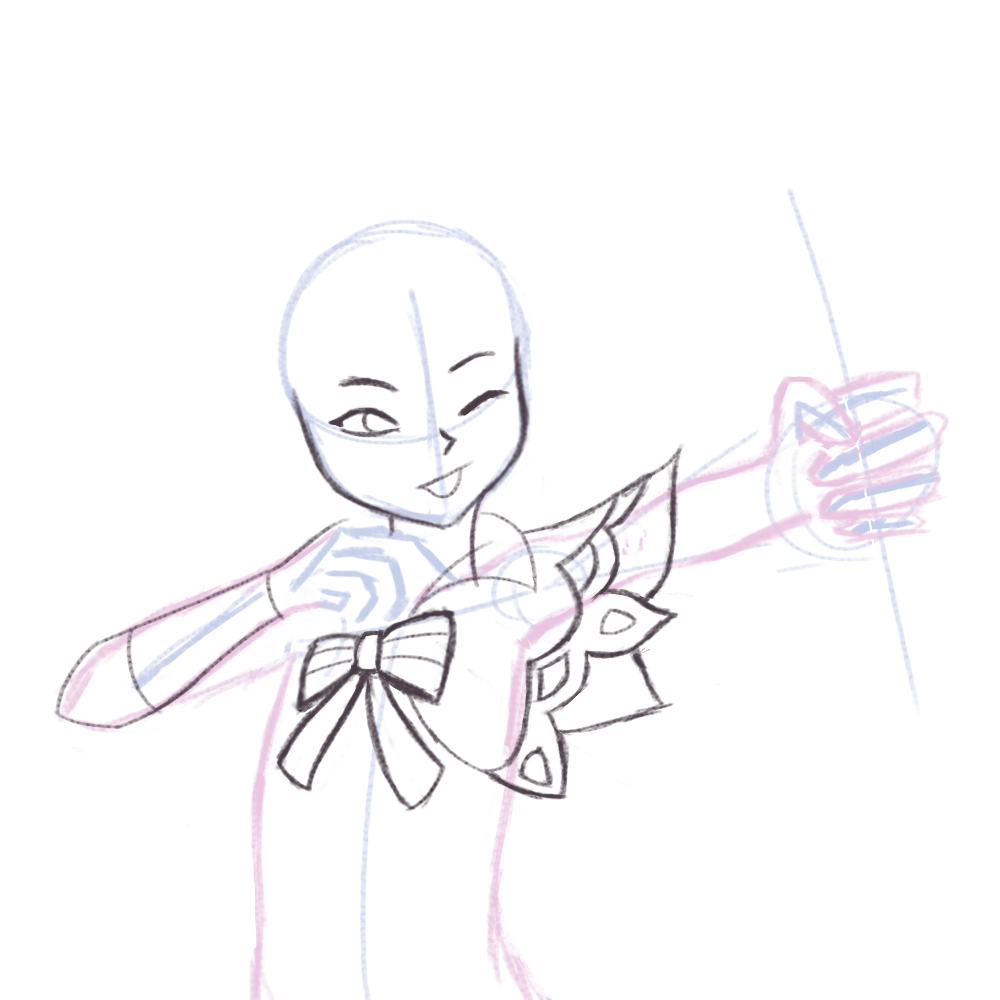
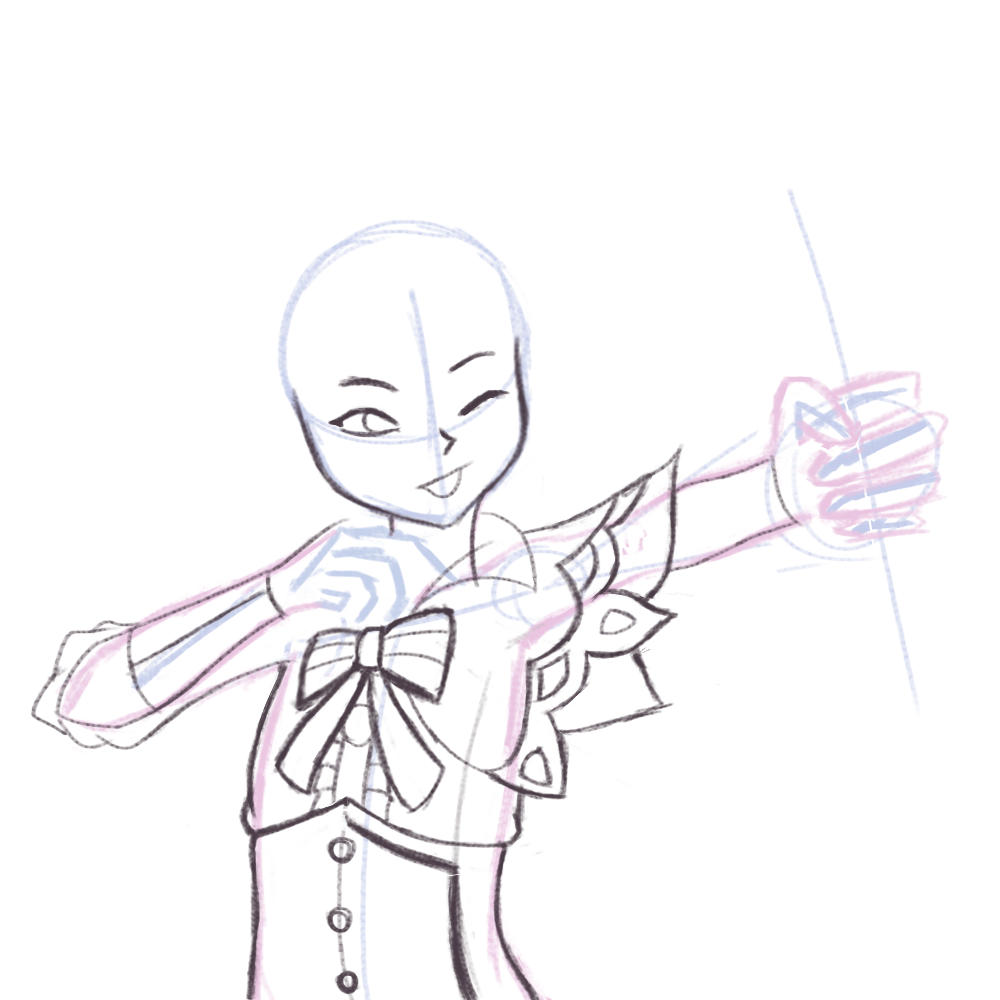
Layers edited between the first and the second 1000×1000 image:
painted on "Layer 7" over [30, 454, 806, 1000]
painted on "rascunho2" over [271, 602, 457, 815]
painted on "Layer 2" over [449, 622, 547, 1000]
